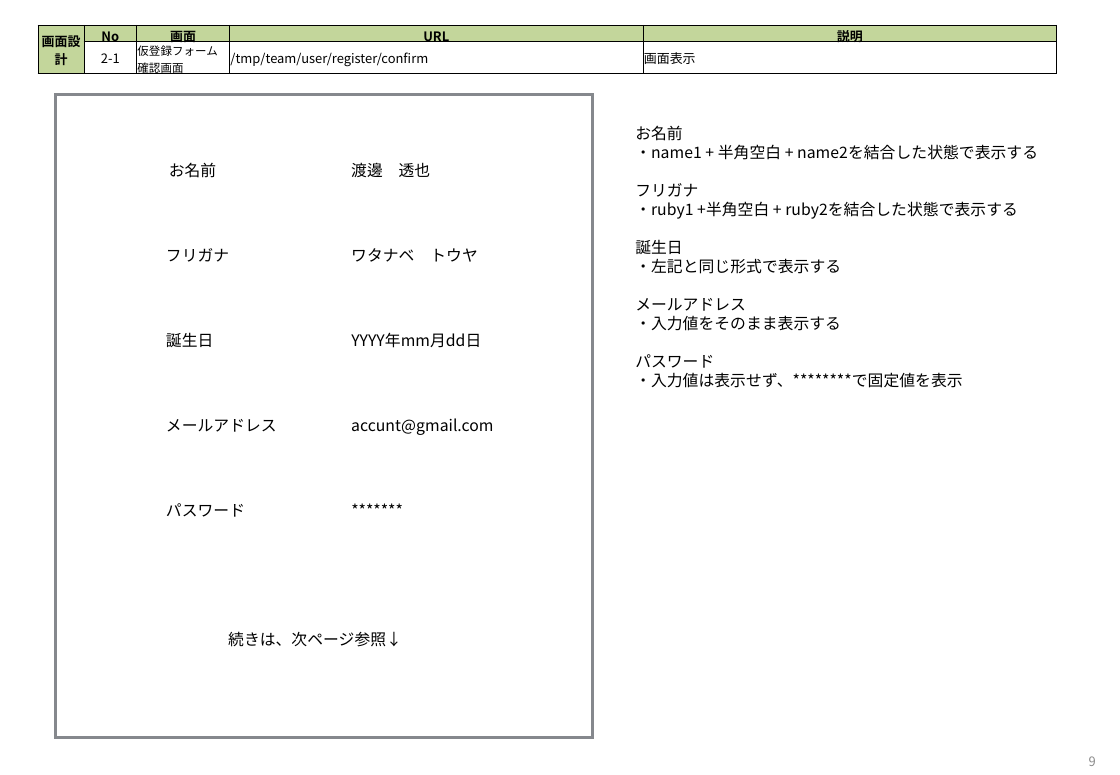
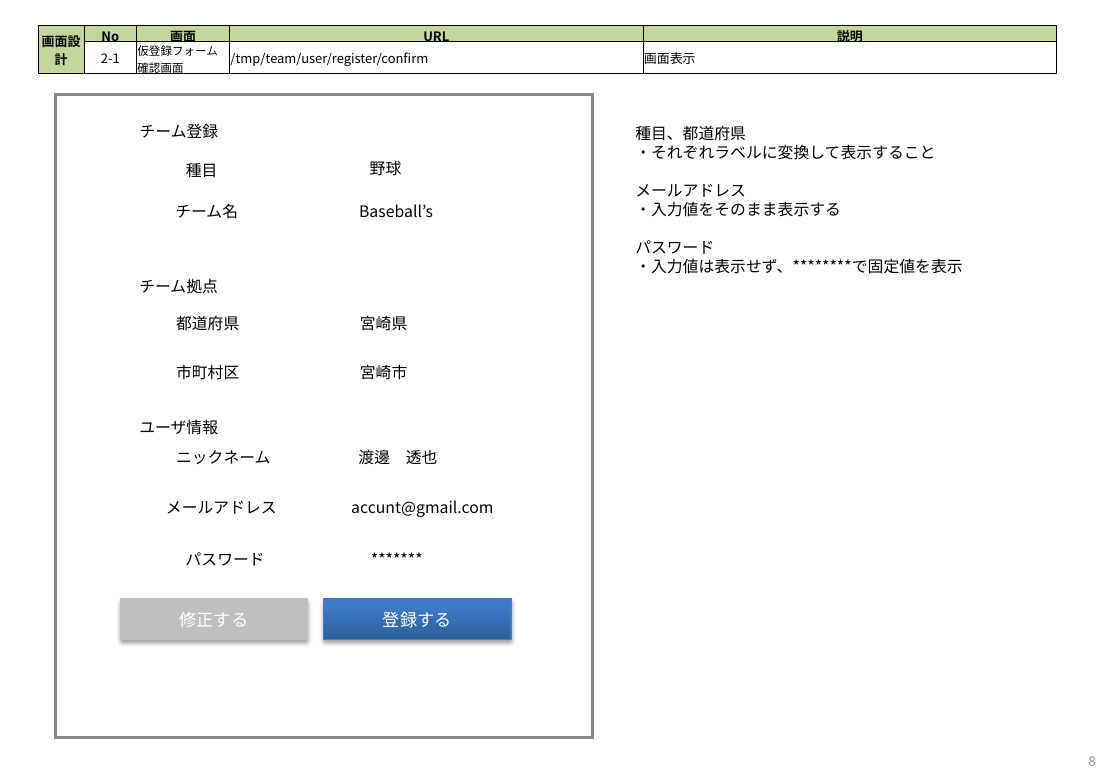
Before and after one commit to tooiea/OnLineDatingWithSportsApp, a slide deck: slide 8 of documents/OLDs_temp_team_user_register_document_spec.pptx (slide 9 before the commit). Drawn at 1120x775 pixels with LibreOffice and Linux fonts; fonts in the diff are those of the drawing. Boxes give left, top, right and bottom in pixels: in the first picture for what was removed or moved away, otherwise in the second. Text is boxed around its words. In the diff, an @@ line names an element or a change of style, - is before the commit and + after.

Commit message:
チーム作成時のフォームリクエストの内容修正、併せて仕様書も修正

```diff
--- a/documents/OLDs_temp_team_user_register_document_spec.pptx
+++ b/documents/OLDs_temp_team_user_register_document_spec.pptx
@@ text added at (140,123,219,139), 11 pt, text #000000 @@
+チーム登録
@@ text at (635,125,935,160): text changed @@
-お名前
-・name1 + 半角空白 + name2を結合した状態で表示する
-フリガナ
-・ruby1 +半角空白 + ruby2を結合した状態で表示する
-誕生日
-・左記と同じ形式で表示する
+種目、都道府県
+・それぞれラベルに変換して表示すること
@@ text removed at (169,162,216,178) @@
-お名前
@@ text added at (186,163,218,178), 11 pt, text #000000 @@
+種目
@@ text added at (370,160,402,176), 11 pt, text #000000 @@
+野球
@@ text added at (175,203,238,219), 11 pt, text #000000 @@
+チーム名
@@ text added at (359,204,433,218), 11 pt, text #000000 @@
+Baseball’s
@@ text removed at (166,248,229,262) @@
-フリガナ
@@ text removed at (351,248,477,262) @@
-ワタナベ トウヤ
@@ text added at (139,278,218,294), 11 pt, text #000000 @@
+チーム拠点
@@ text added at (176,315,239,331), 11 pt, text #000000 @@
+都道府県
@@ text added at (360,315,407,331), 11 pt, text #000000 @@
+宮崎県
@@ text removed at (166,332,213,347) @@
-誕生日
@@ text removed at (351,332,481,348) @@
-YYYY年mm月dd日
@@ text added at (176,364,239,380), 11 pt, text #000000 @@
+市町村区
@@ text added at (360,364,407,380), 11 pt, text #000000 @@
+宮崎市
@@ text added at (139,419,218,435), 11 pt, text #000000 @@
+ユーザ情報
@@ text "渡邊 透也": place and size @@
-text "渡邊 透也" at (351,162,431,177)
+text "渡邊 透也" at (358,449,438,464)
@@ text added at (176,450,270,464), 11 pt, text #000000 @@
+ニックネーム
@@ text "メールアドレス": place and size @@
-text "メールアドレス" at (166,419,277,432)
+text "メールアドレス" at (166,501,277,514)
@@ text "accunt@gmail.com": place and size @@
-text "accunt@gmail.com" at (351,418,493,435)
+text "accunt@gmail.com" at (351,500,493,517)
@@ text "パスワード": place and size @@
-text "パスワード" at (166,503,245,517)
+text "パスワード" at (186,552,265,566)
@@ text "*******": place and size @@
-text "*******" at (341,496,432,526)
+text "*******" at (361,546,452,576)
@@ rectangle added at (120,599,307,640), fill #BFBFBF, outline #BFBFBF 0.75 pt, 12 pt, text #FFFFFF @@
+修正する
@@ rectangle added at (324,599,511,640), fill gradient #2F5F99 to #3D7CC7 to #3A7CCB, outline #4B7EBC 0.75 pt, 12 pt, text #FFFFFF @@
+登録する
@@ text removed at (228,631,402,647) @@
-続きは、次ページ参照↓
@@ page number at (1089,756,1096,766): text changed @@
-9
+8
```
Also in this commit, not shown: 8 other slides changed, 2 slides removed, 4 other files.
